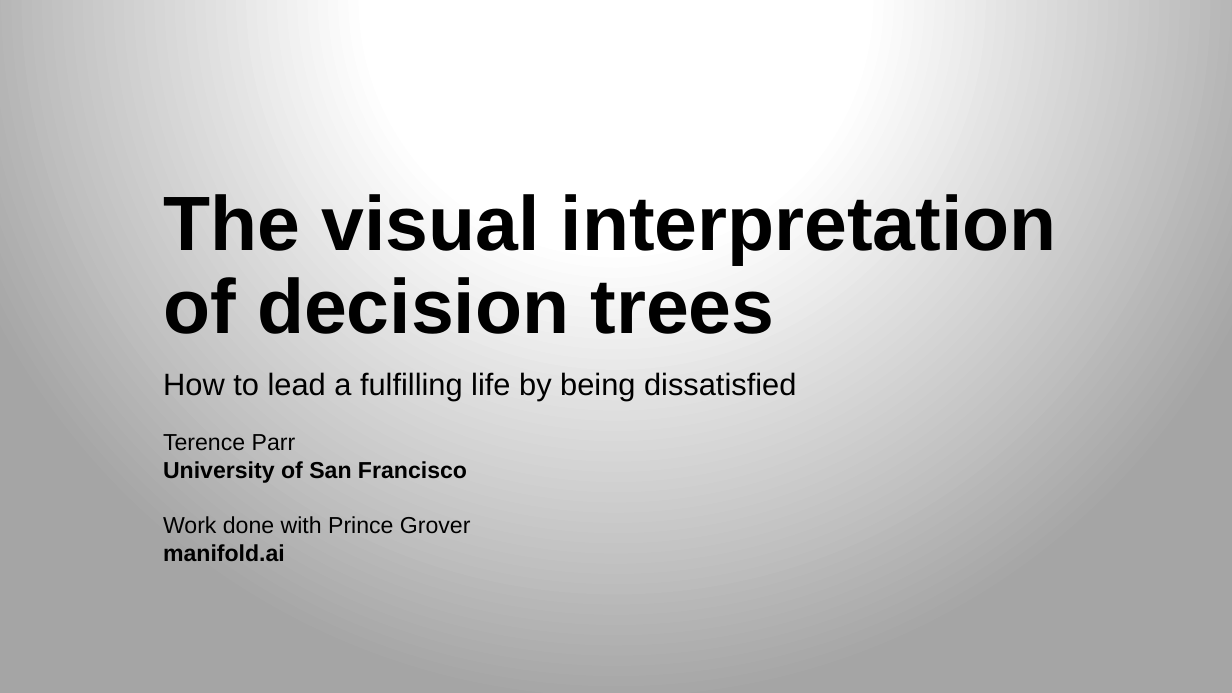
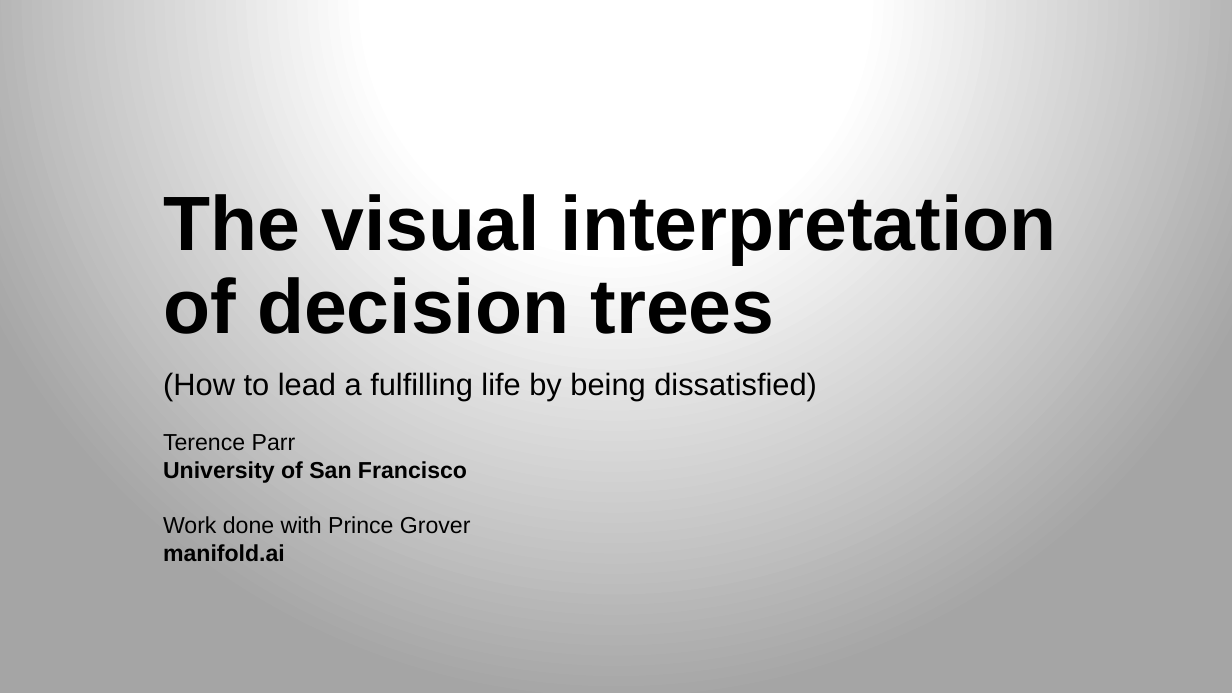
Before and after one commit to rspadim/dtreeviz, a slide deck: slide 1 of talk/dtreeviz.pptx. Drawn at 1232x693 pixels with LibreOffice and Linux fonts; fonts in the diff are those of the drawing; background and template pictures are left out. Boxes give left, top, right and bottom in pixels: in the first picture for what was removed or moved away, otherwise in the second. Text is boxed around its words. In the diff, an @@ line names an element or a change of style, - is before the commit and + after.

Commit message:
add talk slides

```diff
--- a/talk/dtreeviz.pptx
+++ b/talk/dtreeviz.pptx
@@ subtitle at [163, 372, 817, 400]: text changed @@
-How to lead a fulfilling life by being dissatisfied
+(How to lead a fulfilling life by being dissatisfied)
```
Also in this commit, not shown: 10 slides added, 2 other files.
